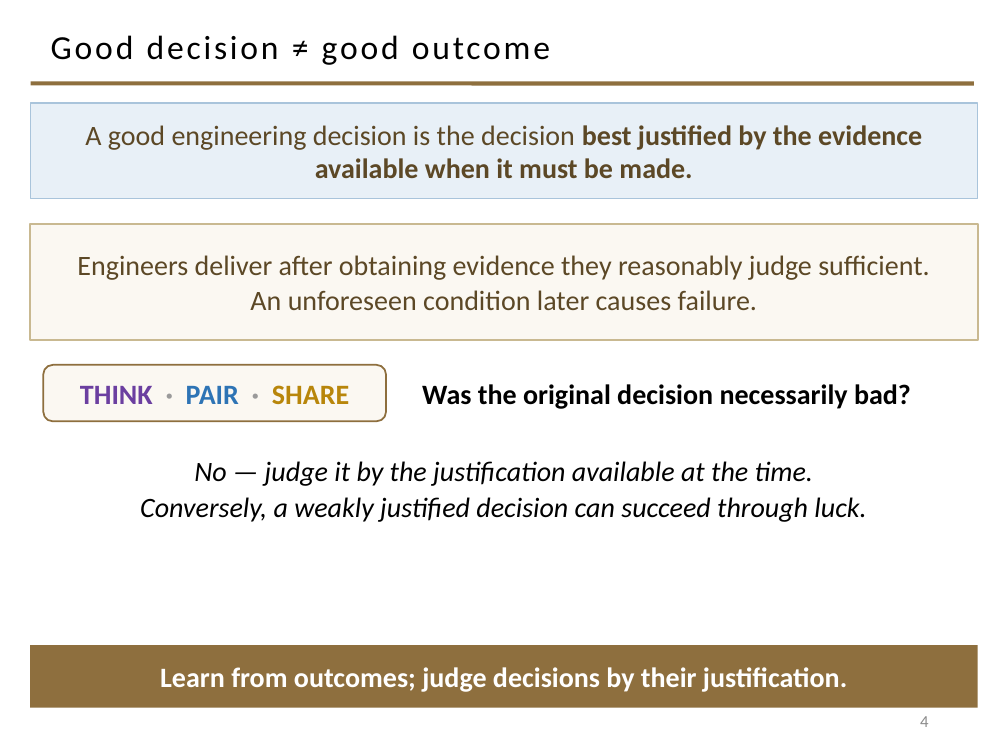
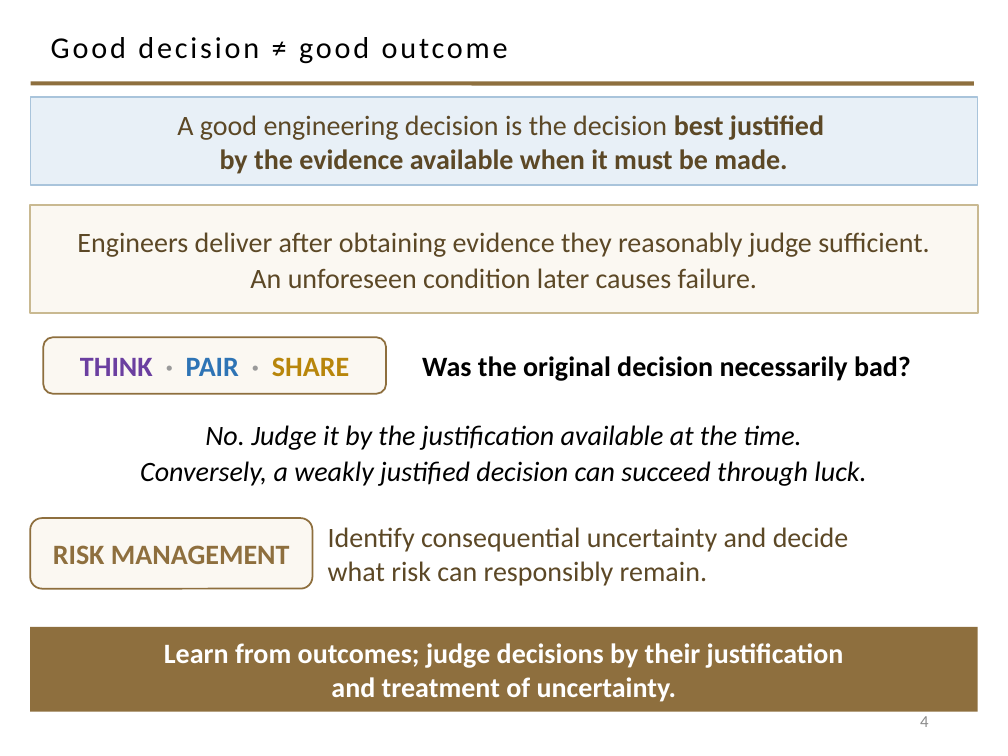
Before and after one commit to davisjam/model-based-agentic-software-engineering, a slide deck: slide 4 of course/lectures/act-1-foundations/09-engineering-decision-making-and-metrics/1-9-Engineering-Decision-Making-and-Metrics.pptx. Drawn at 1008x756 pixels with LibreOffice and Linux fonts; fonts in the diff are those of the drawing; background and template pictures are left out. Boxes give left, top, right and bottom in pixels: in the first picture for what was removed or moved away, otherwise in the second. Text is boxed around its words. In the diff, an @@ line names an element or a change of style, - is before the commit and + after.

```diff
--- a/course/lectures/act-1-foundations/09-engineering-decision-making-and-metrics/1-9-Engineering-Decision-Making-and-Metrics.pptx
+++ b/course/lectures/act-1-foundations/09-engineering-decision-making-and-metrics/1-9-Engineering-Decision-Making-and-Metrics.pptx
@@ title "Good decision ≠ good outcome" at (x1=51, y1=37, x2=508, y2=64): size 24 to 21.6 pt @@
@@ rectangle "A good engineering decision is ..." resized from (x1=30, y1=103, x2=978, y2=199) to (x1=30, y1=97, x2=978, y2=184) @@
@@ text in rectangle at (x1=177, y1=115, x2=824, y2=174): text changed @@
-A good engineering decision is the decision best justified by the evidence available when it must be made.
+A good engineering decision is the decision best justified
+by the evidence available when it must be made.
@@ rectangle "Engineers deliver after obtaining evidence ..." resized from (x1=30, y1=224, x2=978, y2=340) to (x1=30, y1=205, x2=978, y2=312) @@
@@ rounded rectangle "THINK · PAIR · SHARE" moved from (x1=43, y1=365, x2=386, y2=421) to (x1=43, y1=338, x2=386, y2=394) @@
@@ text "Was the original decision necessarily ..." moved from (x1=422, y1=384, x2=911, y2=409) to (x1=422, y1=356, x2=911, y2=381) @@
@@ text "No. Judge it by the ..." moved from (x1=140, y1=461, x2=866, y2=522) to (x1=140, y1=425, x2=866, y2=486) @@
@@ text at (x1=205, y1=425, x2=801, y2=450): text changed @@
-No — judge it by the justification available at the time.
+No. Judge it by the justification available at the time.
@@ rounded rectangle added at (x1=30, y1=518, x2=312, y2=589), fill #FBF8F2, outline #8E6F3E 1.25 pt, 20 pt, text #8E6F3E, bold @@
+RISK MANAGEMENT
@@ text added at (x1=328, y1=527, x2=849, y2=586), 20 pt, text #5C4826 @@
+Identify consequential uncertainty and decide
+what risk can responsibly remain.
@@ rectangle "Learn from outcomes; judge decisions ..." resized from (x1=30, y1=645, x2=978, y2=708) to (x1=30, y1=627, x2=978, y2=712) @@
@@ text in rectangle at (x1=164, y1=643, x2=844, y2=702): text changed @@
-Learn from outcomes; judge decisions by their justification.
+Learn from outcomes; judge decisions by their justification
+and treatment of uncertainty.
```
Also in this commit, not shown: 23 other slides changed.
